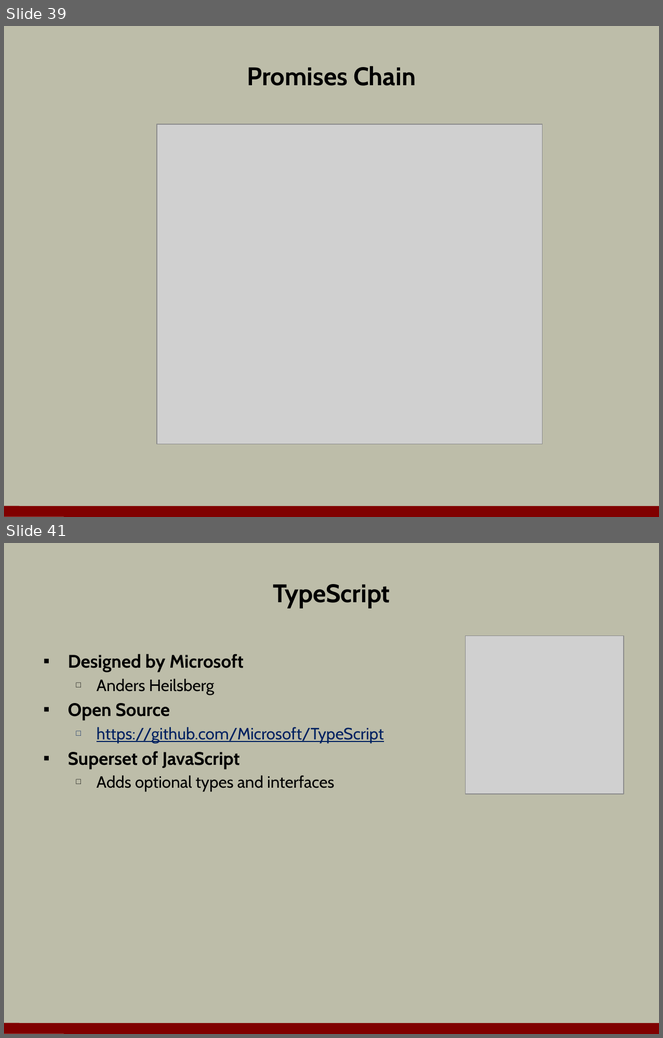
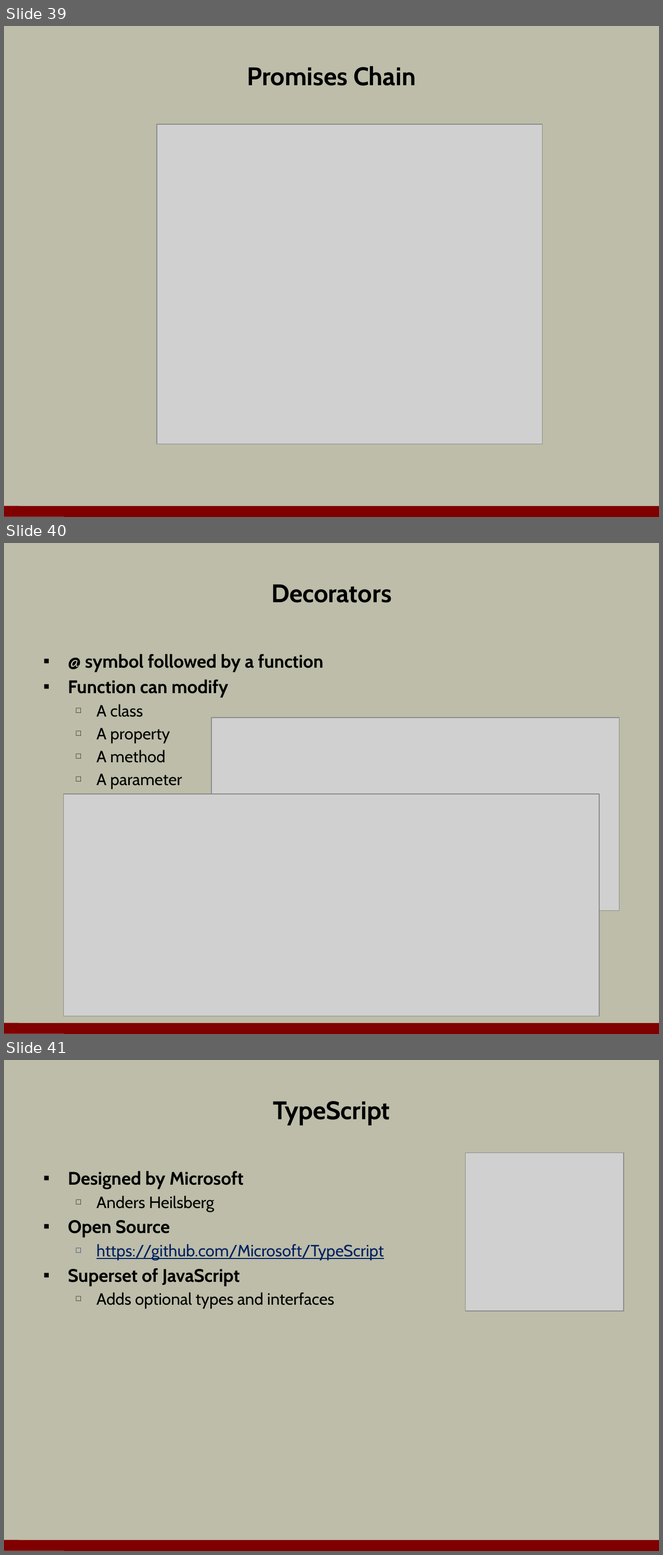
Before and after one commit to OdeToCode/classes, a slide deck: angular2/slides/02_Language.pptx. Shown one above the other, each under a label of ours: slides 39 and 41 before the commit, slides 39, 40 and 41 after it; the slides between them are not shown. The pictures are 663x1038 and 663x1555 pixels, drawn with LibreOffice and Linux fonts; fonts in the diff are those of the drawing; grey boxes stand for pictures; background and template pictures are left out. Boxes give left, top, right and bottom in pixels: in the first picture for what was removed or moved away, otherwise in the second. Text is boxed around its words. In the diff, an @@ line names an element or a change of style, - is before the commit and + after.

```diff
--- a/angular2/slides/02_Language.pptx
+++ b/angular2/slides/02_Language.pptx
@@ slide 40 added at (4,543,659,1034), background #BDBDA9; not listed: 1 template element that a slide beside it also shows @@
@@ title added at (271,584,392,603), 28 pt, text #000000, bold @@
+Decorators
@@ text added at (68,654,324,789), 20 pt, text #000000, bold @@
+▪ @ symbol followed by a function
+▪ Function can modify
+  □ A class
+  □ A property
+  □ A method
+  □ A parameter
@@ picture added at (211,718,620,911) @@
@@ picture added at (64,794,599,1017) @@
```
Also in this commit, not shown: 2 slides changed, 4 other slides added, 6 slides removed, 2 other files.
